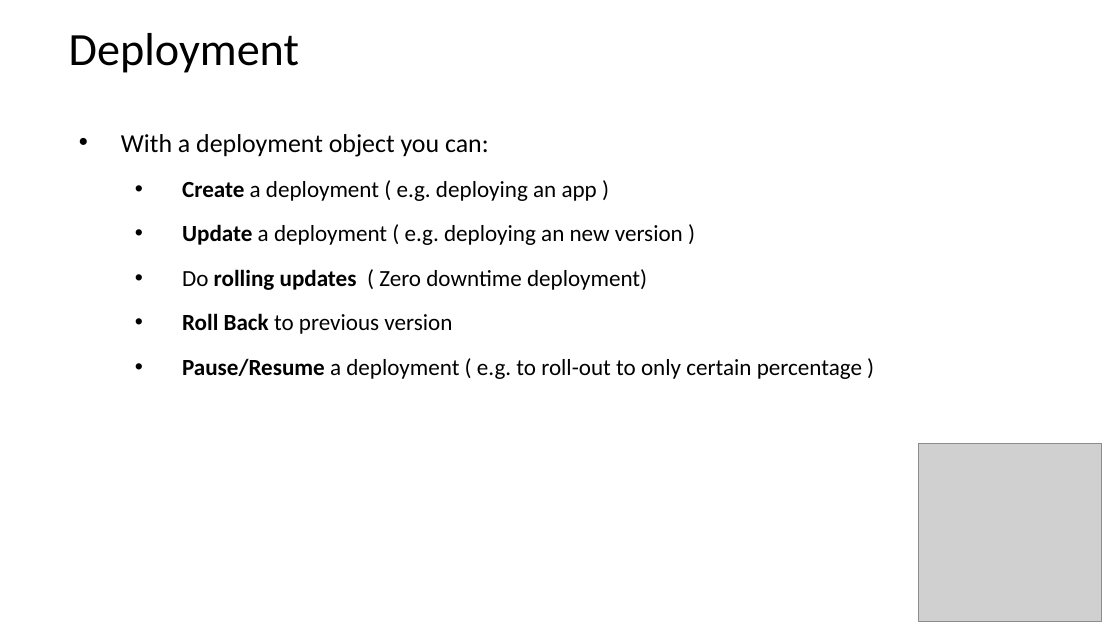
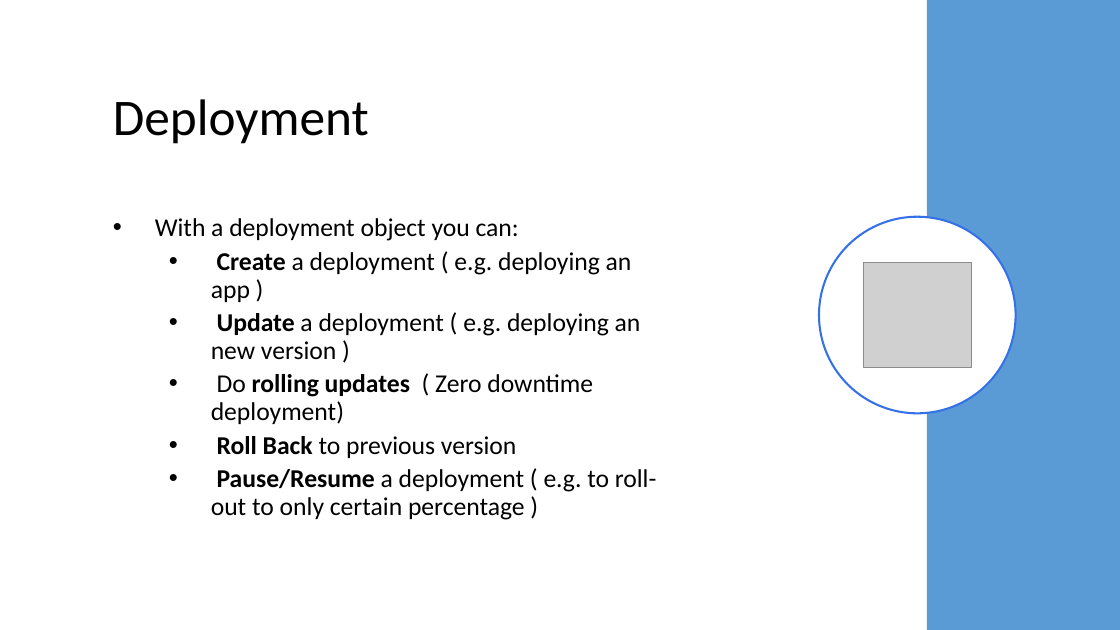
Before and after one commit to MohanRamadoss/kubernetes, a slide deck: slide 4 of 9-Deployment/Deployment.pptx. Drawn at 1120x630 pixels with LibreOffice and Linux fonts; fonts in the diff are those of the drawing; grey boxes stand for pictures. Boxes give left, top, right and bottom in pixels: in the first picture for what was removed or moved away, otherwise in the second. Text is boxed around its words. In the diff, an @@ line names an element or a change of style, - is before the commit and + after.

```diff
--- a/9-Deployment/Deployment.pptx
+++ b/9-Deployment/Deployment.pptx
@@ rectangle added at (927,0,1120,630), fill #5B9BD5 @@
@@ title "Deployment": place and size @@
-title "Deployment" at (69,33,299,73)
+title "Deployment" at (113,99,369,144)
@@ title "Deployment" at (113,99,369,144): size 39.6 to 44 pt @@
@@ text "With a deployment object you ...": place and size @@
-text "With a deployment object you ..." at (121,134,862,379)
+text "With a deployment object you ..." at (155,218,657,520)
@@ text "With a deployment object you ..." at (155,218,657,520): size 22.2 to 22 pt in "With a deployment object you can:"; size 19.7 to 22 pt in "Create a deployment ( e.g. deploying an ...", "Update a deployment ( e.g. deploying an ...", "Do rolling updates ( Zero downtime deployment)", "Roll Back to previous version" and 1 more places; line spacing 1.4 to 0.9; vertical alignment top to middle @@
@@ ellipse added at (819,217,1016,413), fill #FFFFFF, outline #3470E6 1.75 pt @@
@@ picture: place and size @@
-picture at (919,444,1102,622)
+picture at (864,263,971,368)
```
Also in this commit, not shown: 5 other slides changed, 1 slide added, 1 slide removed, 8 other files.
